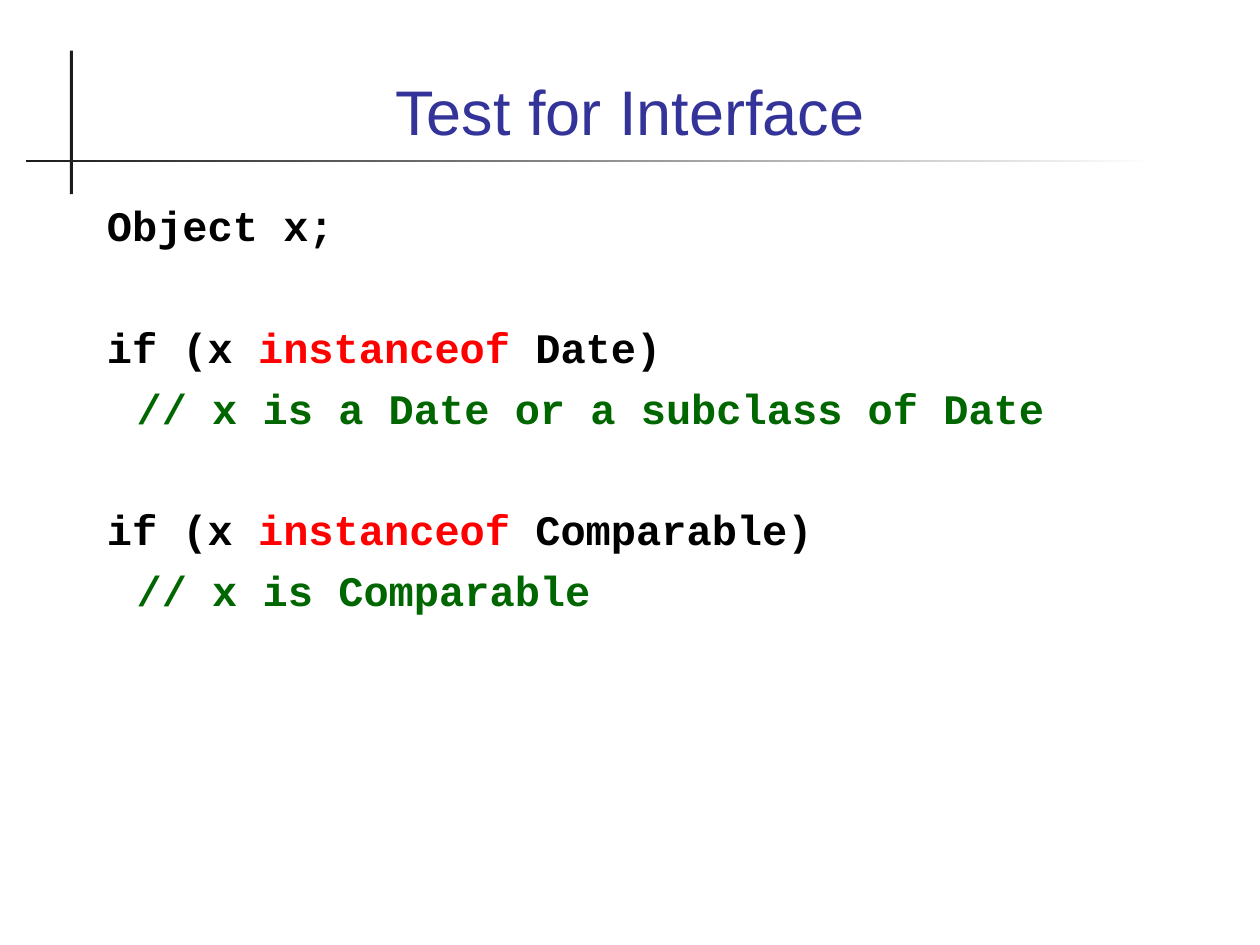
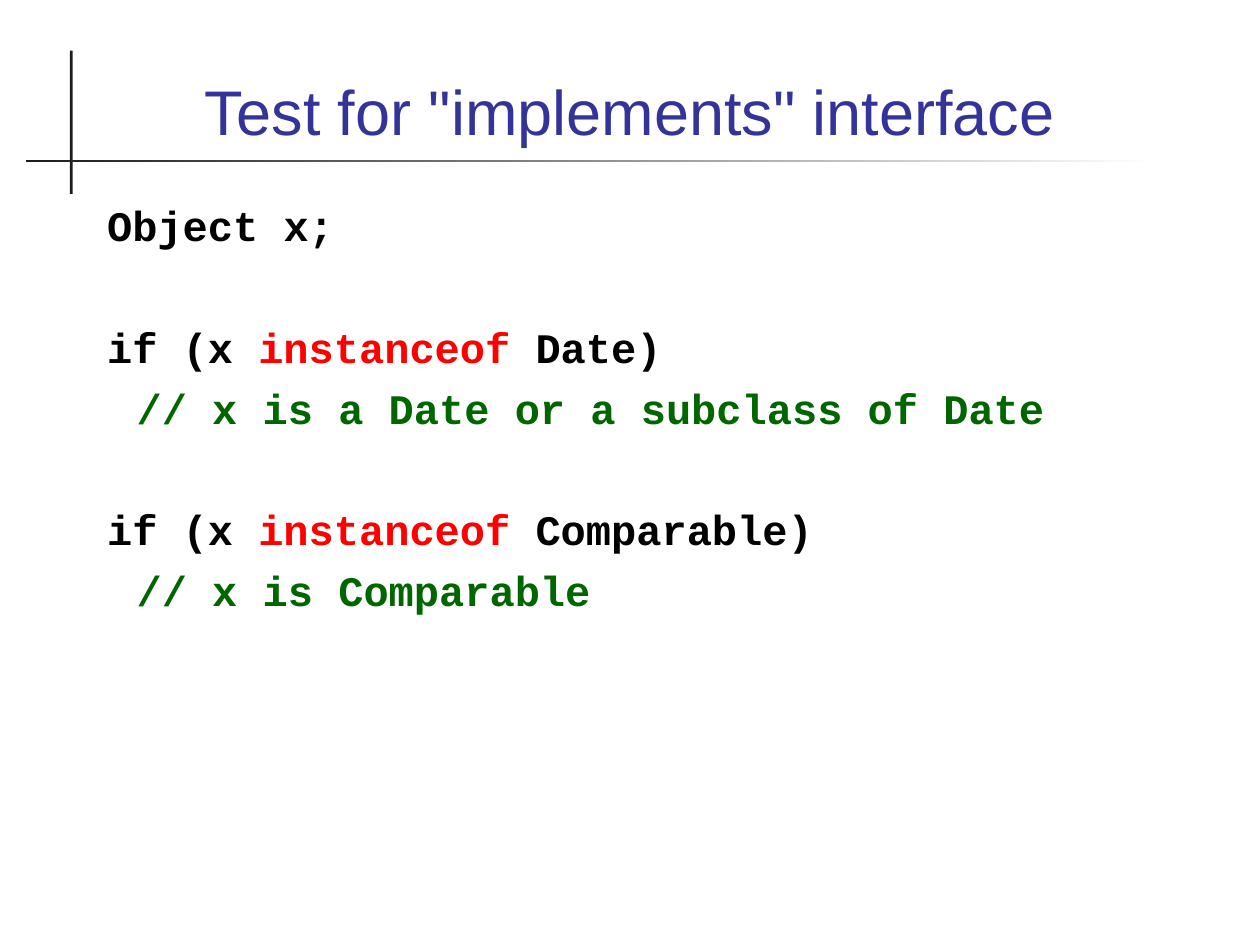
Before and after one commit to skeoop/skeoop.github.io, a slide deck: slide 27 of week2/2-Interfaces.ppt (slide 28 before the commit). Drawn at 1260x945 pixels with LibreOffice and Linux fonts; fonts in the diff are those of the drawing. Boxes give left, top, right and bottom in pixels: in the first picture for what was removed or moved away, otherwise in the second. Text is boxed around its words. In the diff, an @@ line names an element or a change of style, - is before the commit and + after.

```diff
--- a/week2/2-Interfaces.ppt
+++ b/week2/2-Interfaces.ppt
@@ title at bbox=[205, 89, 1054, 147]: text changed @@
-Test for Interface
+Test for "implements" interface
```
Also in this commit, not shown: 30 other slides changed, 1 slide removed, 3 other files.
